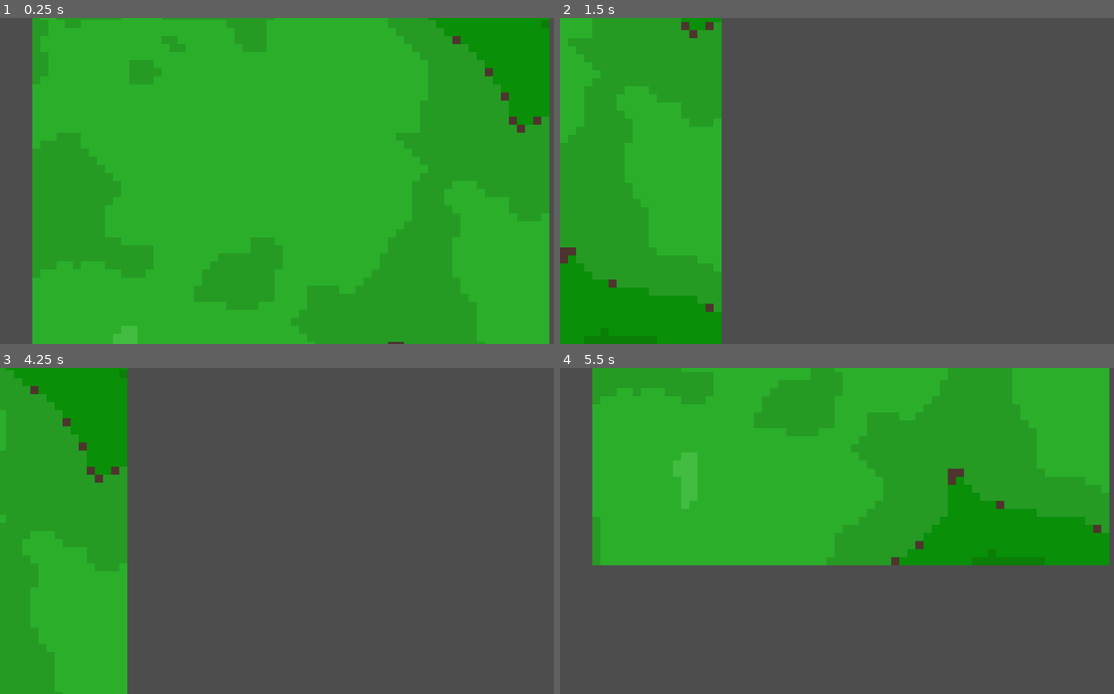
Above: before the commit, frames 1-4 (two rows, left to right).
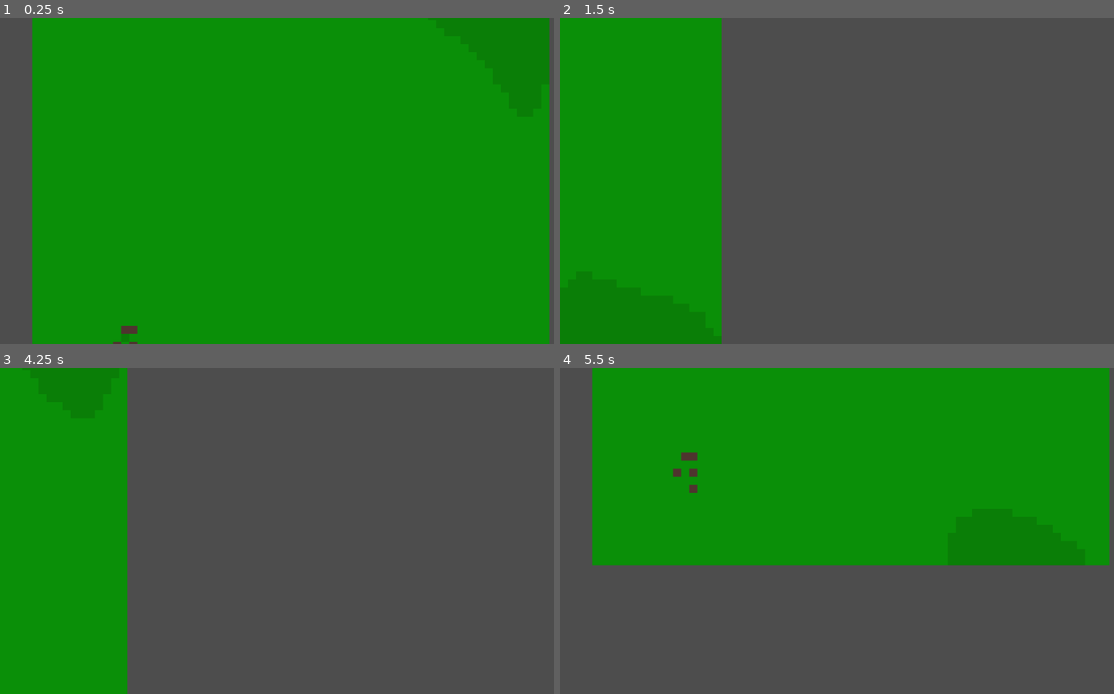
Above: after the commit, the same moments.

Repository: bingecraft-net/sandbox
Game: Godot game, scene res://scenes/game.tscn
Two runs of this game, one before a commit and one after it. Both use one fixed random seed, a clock stepped at 60 frames per second and the inputs below.
Inputs:
- Up to frame 1 (0.25 s): no input
- Up to frame 2 (1.5 s): tap Enter at 0.5 s; hold Right (ui_right) 0.53-1.28 s; hold Down (ui_down) from 1.28 s (still down)
- Up to frame 3 (4.25 s): release Down (ui_down) at 2.03 s; hold Right (ui_right) 2.03-2.78 s; tap Space at 2.75 s; hold Up (ui_up) 2.78-3.53 s; tap Enter at 3.5 s; hold Left (ui_left) from 3.53 s (still down)
- Up to frame 4 (5.5 s): release Left (ui_left) at 5.03 s; hold Down (ui_down) from 5.03 s (still down)

The runs differ from the first frame. In frame 1, 89% of the frame differs, in the area x 5-100%, y 0-100%; in frame 2, 24%; in frame 3, 19%; in frame 4, 51%.

Commit message:
add energy diffuse and mass condensation

Diff:
--- a/scenes/game.tscn
+++ b/scenes/game.tscn
@@ -3,6 +3,8 @@
 [ext_resource type="Script" uid="uid://b5rhc8uqe54si" path="res://scripts/game.gd" id="1_e2o6t"]
 [ext_resource type="PackedScene" uid="uid://1b62wt0iucbm" path="res://scenes/character.tscn" id="2_e2o6t"]
 [ext_resource type="Texture2D" uid="uid://b0l3ul5s2drvv" path="res://sprites/atlas.png" id="3_lnu2h"]
+
+[sub_resource type="FastNoiseLite" id="FastNoiseLite_lnu2h"]
 
 [sub_resource type="TileSetAtlasSource" id="TileSetAtlasSource_lnu2h"]
 texture = ExtResource("3_lnu2h")
@@ -268,6 +270,7 @@
 
 [node name="Game" type="Node2D" unique_id=682687161]
 script = ExtResource("1_e2o6t")
+noise = SubResource("FastNoiseLite_lnu2h")
 
 [node name="Node2D_Character" parent="." unique_id=1530174143 instance=ExtResource("2_e2o6t")]
 
--- a/scripts/game.gd
+++ b/scripts/game.gd
@@ -1,8 +1,9 @@
 extends Node2D
 
-@export var gravity_constant: float = 0.01
 @export var grid_size: int = 64
 @export var noise: FastNoiseLite = FastNoiseLite.new()
+@export var energy_density_average = 0.75
+@export var energy_density_deviation = 0.5
 
 @onready var tile_map_layer: TileMapLayer = $TileMapLayer
 
@@ -15,7 +16,7 @@
 	for x in range(grid_size):
 		grid.append([])
 		for y in range(grid_size):
-			var energy_density = noise.get_noise_2d(x, y) + 1
+			var energy_density = energy_density_average + noise.get_noise_2d(x, y) * energy_density_deviation
 			var value = Cell.new(energy_density, 0.)
 			grid[x].append(value)
 
@@ -25,11 +26,16 @@
 
 
 func _process(delta: float) -> void:
+	var e_total = 0
 	var next_grid: Array[Array] = []
 	for x in range(grid_size):
 		next_grid.append([])
 		for y in range(grid_size):
 			var current_value: Cell = grid[x][y]
+			var e = current_value.energy_density
+			var m = current_value.mass_density
+
+			var laplacian = 0.
 			for dx in range(-1, 2):
 				for dy in range(-1, 2):
 					if dx == 0 and dy == 0:
@@ -37,11 +43,16 @@
 					var neighbor_x = (x + dx + grid_size) % grid_size
 					var neighbor_y = (y + dy + grid_size) % grid_size
 					var neighbor_value = grid[neighbor_x][neighbor_y]
+					laplacian += (neighbor_value.energy_density - current_value.energy_density) / 8.
 
-			if current_value.energy_density > 1. and current_value.energy_density < 1.01:
-				next_grid[x].append(Cell.new(current_value.energy_density - 1, current_value.mass_density + 1))
-			else:
-				next_grid[x].append(current_value)
+			e += laplacian / 8.
+
+			if e > 1. and e < 1.001:
+				e -= 1.
+				m += 1.
+
+			next_grid[x].append(Cell.new(e, m))
+			e_total += e
 
 			var coords = crs.forward(x, y)
 			var atlas_coords = classify(current_value)
